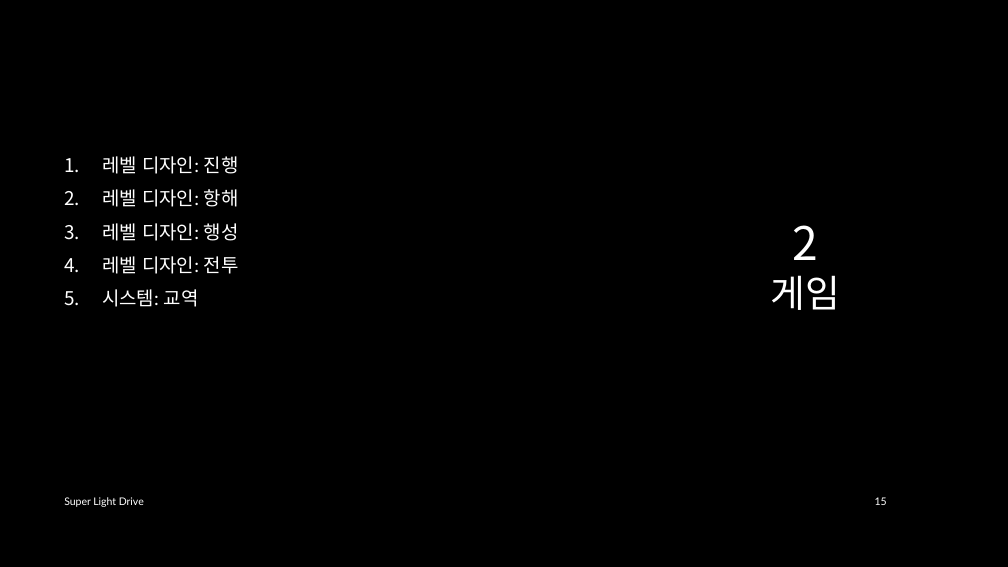
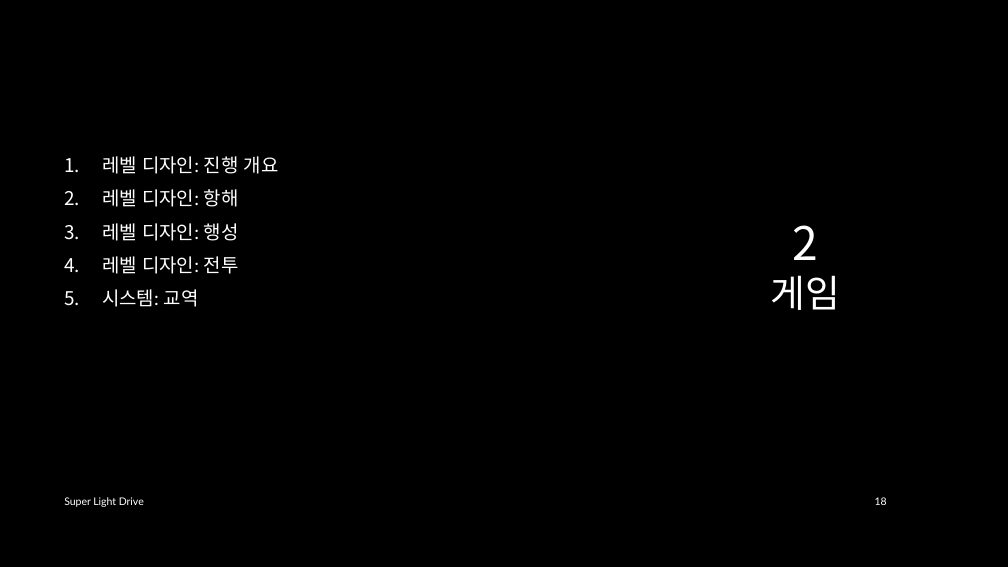
Before and after one commit to iconstudio/2017-Platformer, a slide deck: slide 18 of slides/SuperLightDrive_20171228.pptx (slide 15 before the commit). Drawn at 1008x567 pixels with LibreOffice and Linux fonts; fonts in the diff are those of the drawing; background and template pictures are left out. Boxes give left, top, right and bottom in pixels: in the first picture for what was removed or moved away, otherwise in the second. Text is boxed around its words. In the diff, an @@ line names an element or a change of style, - is before the commit and + after.

```diff
--- a/slides/SuperLightDrive_20171228.pptx
+++ b/slides/SuperLightDrive_20171228.pptx
@@ text at (102,156,279,174): text changed @@
-1. 레벨 디자인: 진행
+1. 레벨 디자인: 진행 개요
@@ page number at (875,497,887,505): text changed @@
-15
+18
```
Also in this commit, not shown: 15 other slides changed, 5 slides added, 3 other files.
